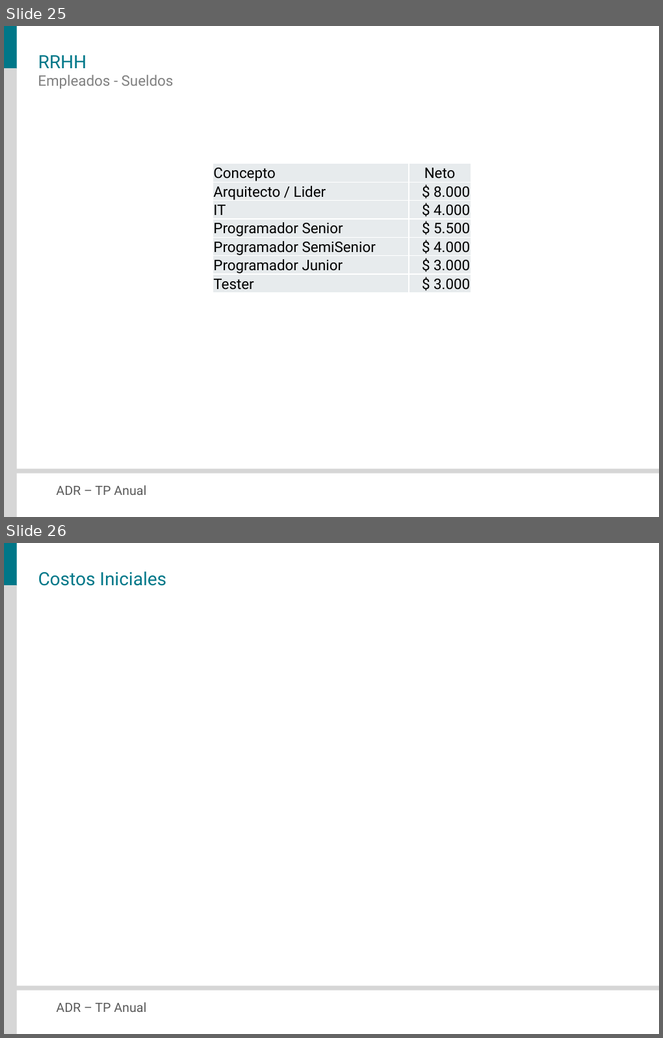
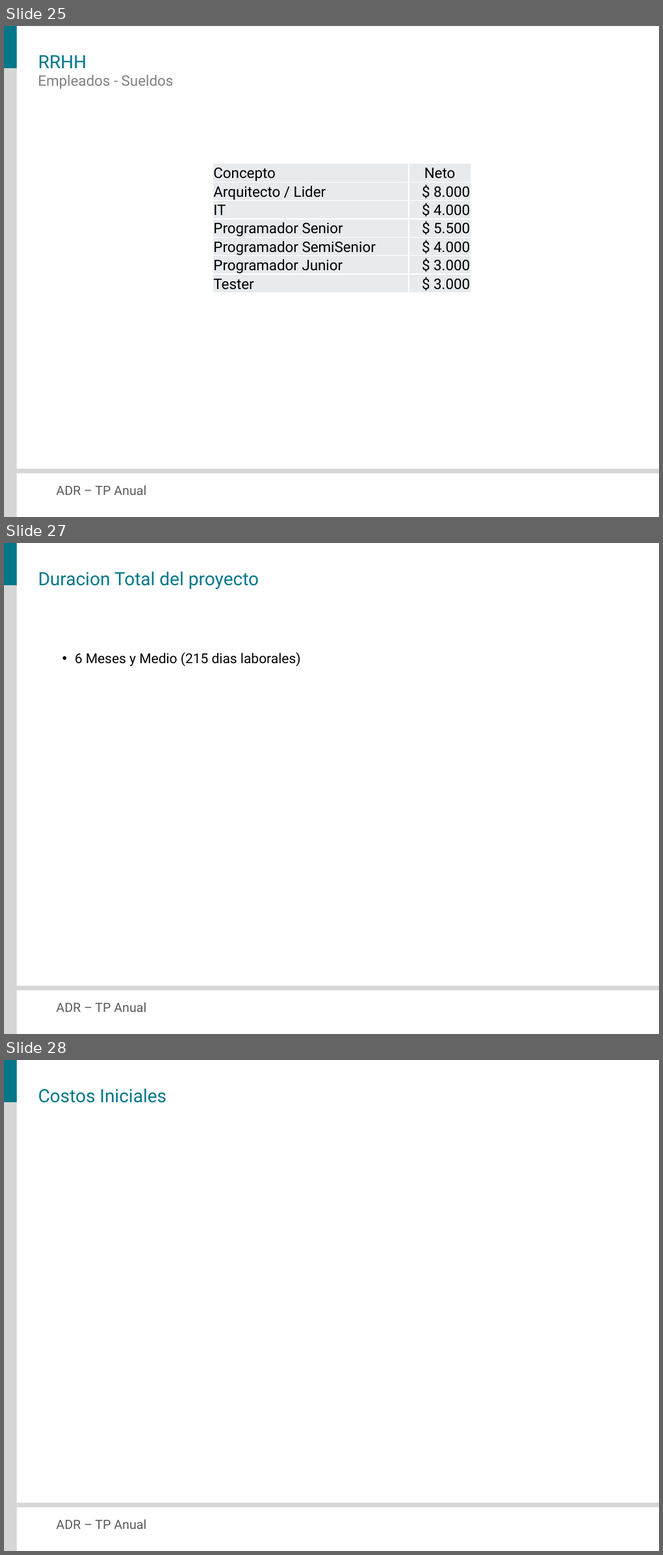
Before and after one commit to veritoreinoso/adr-2010, a slide deck: Presentacion.pptx. Shown one above the other, each under a label of ours: slides 25 and 26 before the commit, slides 25, 27 and 28 after it; the slides between them are not shown. The pictures are 663x1038 and 663x1555 pixels, drawn with LibreOffice and Linux fonts; fonts in the diff are those of the drawing. Boxes give left, top, right and bottom in pixels: in the first picture for what was removed or moved away, otherwise in the second. Text is boxed around its words. In the diff, an @@ line names an element or a change of style, - is before the commit and + after.

```diff
--- a/Presentacion.pptx
+++ b/Presentacion.pptx
@@ slide 27 added at [4,543,659,1034], background #FFFFFF; not listed: 4 template elements that a slide beside it also shows @@
@@ title added at [38,572,259,589], 20 pt, text #007788 @@
+Duracion Total del proyecto
@@ text added at [75,652,301,667], 15 pt, text #000000 @@
+• 6 Meses y Medio (215 dias laborales)
@@ what was slide 26 is now slide 28 @@
```
Also in this commit, not shown: 1 other slide added, 3 other files.
